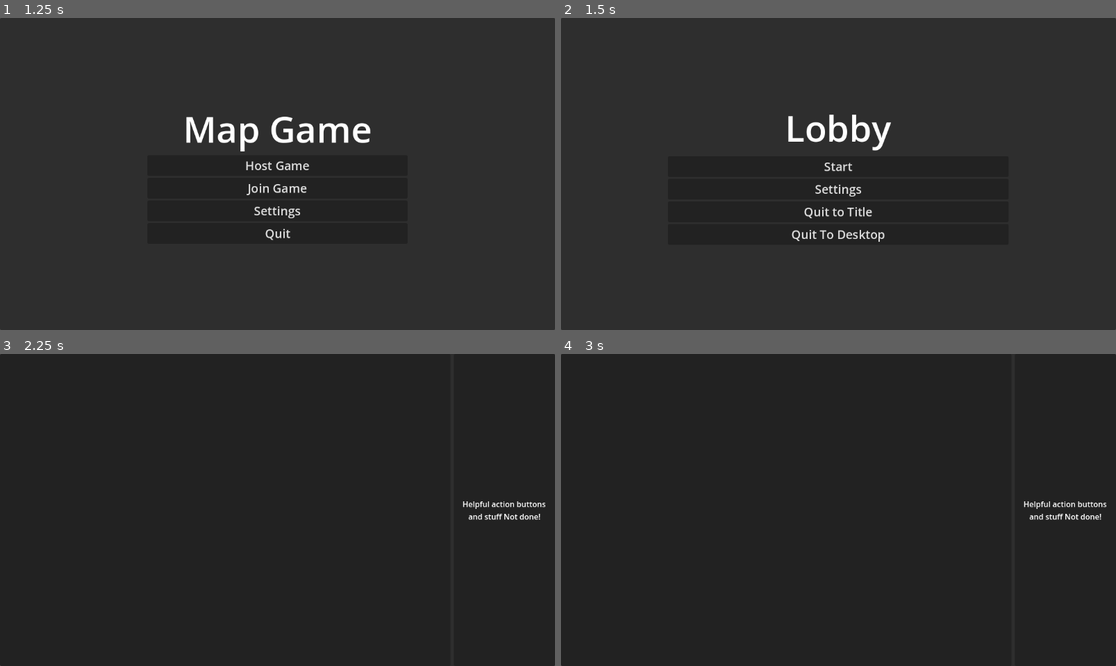
Above: before the commit, frames 1-4 (two rows, left to right).
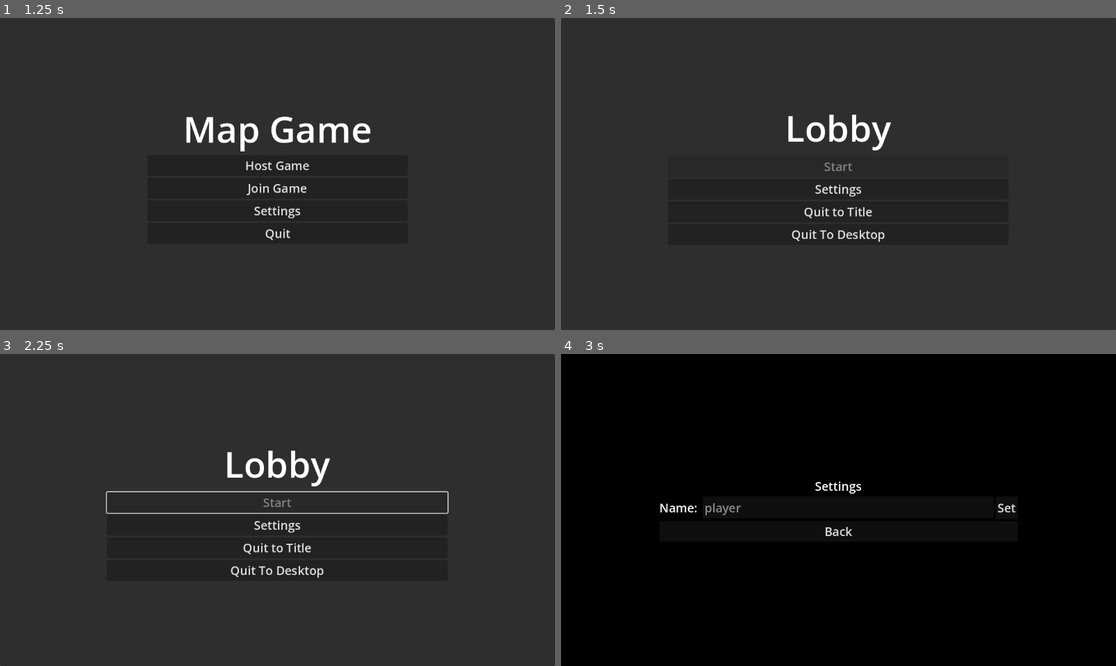
Above: after the commit, the same moments.

Repository: SpencerTWilson/ProjectMap
Game: Godot game, scene res://scenes/menus/title_screen.tscn
Two runs of this game, one before a commit and one after it. Both use one fixed random seed, a clock stepped at 60 frames per second and the inputs below.
Inputs (mouse positions are in pixels of both pictures, inside the frame that each line leads up to):
- Up to frame 1 (1.25 s): tap Enter at 0.5 s; hold Keypad 3 (move_down_right) from 0.53 s (still down)
- Up to frame 2 (1.5 s): release Keypad 3 (move_down_right) at 1.25 s; click "Host Game" at 1.25 s
- Up to frame 3 (2.25 s): click (277, 503) at 2 s, where only the run before the commit has a clickable "Start"
- Up to frame 4 (3 s): click (838, 525) at 2.75 s, where only the run after the commit has a clickable "Settings"

Frame 1 is identical in both runs. In frame 2, less than 0.1% of the frame differs, in the area x 47-53%, y 46-49%; in frame 3, 2.1%; in frame 4, 92%, in the area x 0-100%, y 0-100%.
Error before the commit: Invalid access to property or key '-1' on a base object of type 'Dictionary'. (res://scenes/game/coin_display.gd:12)

Commit message:
compass start and patch
made compass visuals and patched a bug where game would crash starting a lobby with only the host. I disabled the ability to start a 1 player lobby.

Diff:
--- a/scenes/game/coin_display.gd
+++ b/scenes/game/coin_display.gd
@@ -18,5 +18,4 @@
 	var coin_text: String = ""
 	for player in player_coins:
 		coin_text += "%s has %d coins.\n" % [MultiplayerManager.stable_player_data[player]["name"], player_coins[player]]
-	print(player_coins)
 	text = coin_text
--- /dev/null
+++ b/scenes/game/compass/compass.tscn
@@ -0,0 +1,110 @@
+[gd_scene load_steps=3 format=3 uid="uid://4kak3hkqfnb5"]
+
+[ext_resource type="Texture2D" uid="uid://ddoicvdh7woe4" path="res://assets/compass/upscaled/compass_cell.png" id="1_jwfqt"]
+[ext_resource type="Texture2D" uid="uid://b14eqvnysy47l" path="res://assets/compass/pixel/arrow.png" id="2_1fn51"]
+
+[node name="Compass" type="Control"]
+layout_mode = 3
+anchors_preset = 15
+anchor_right = 1.0
+anchor_bottom = 1.0
+grow_horizontal = 2
+grow_vertical = 2
+
+[node name="Cell" type="Sprite2D" parent="."]
+texture = ExtResource("1_jwfqt")
+
+[node name="Exits" type="Node2D" parent="Cell"]
+
+[node name="North" type="Sprite2D" parent="Cell/Exits"]
+position = Vector2(0, -125)
+texture = ExtResource("2_1fn51")
+
+[node name="East" type="Sprite2D" parent="Cell/Exits"]
+position = Vector2(125, 0)
+rotation = 1.5708
+texture = ExtResource("2_1fn51")
+
+[node name="South" type="Sprite2D" parent="Cell/Exits"]
+position = Vector2(0, 125)
+rotation = -3.14159
+texture = ExtResource("2_1fn51")
+
+[node name="West" type="Sprite2D" parent="Cell/Exits"]
+position = Vector2(-125, 0)
+rotation = -1.5708
+texture = ExtResource("2_1fn51")
+
+[node name="Northeast" type="Sprite2D" parent="Cell/Exits"]
+position = Vector2(88.388, -88.388)
+rotation = 0.785398
+scale = Vector2(1, 1)
+texture = ExtResource("2_1fn51")
+
+[node name="Southeast" type="Sprite2D" parent="Cell/Exits"]
+position = Vector2(88.388, 88.388)
+rotation = 2.35619
+scale = Vector2(1, 1)
+texture = ExtResource("2_1fn51")
+
+[node name="Southwest" type="Sprite2D" parent="Cell/Exits"]
+position = Vector2(-88.388, 88.388)
+rotation = -2.35619
+texture = ExtResource("2_1fn51")
+
+[node name="Northwest" type="Sprite2D" parent="Cell/Exits"]
+position = Vector2(-88.388, -88.388)
+rotation = -0.785398
+texture = ExtResource("2_1fn51")
+
+[node name="Entrances" type="Node2D" parent="Cell"]
+
+[node name="North" type="Sprite2D" parent="Cell/Entrances"]
+visible = false
+position = Vector2(0, 50)
+texture = ExtResource("2_1fn51")
+
+[node name="East" type="Sprite2D" parent="Cell/Entrances"]
+visible = false
+position = Vector2(-50, 0)
+rotation = 1.5708
+texture = ExtResource("2_1fn51")
+
+[node name="South" type="Sprite2D" parent="Cell/Entrances"]
+visible = false
+position = Vector2(0, -50)
+rotation = -3.14159
+texture = ExtResource("2_1fn51")
+
+[node name="West" type="Sprite2D" parent="Cell/Entrances"]
+visible = false
+position = Vector2(50, 0)
+rotation = -1.5708
+texture = ExtResource("2_1fn51")
+
+[node name="Northeast" type="Sprite2D" parent="Cell/Entrances"]
+visible = false
+position = Vector2(-35.355, 35.355)
+rotation = 0.785398
+scale = Vector2(1, 1)
+texture = ExtResource("2_1fn51")
+
+[node name="Southeast" type="Sprite2D" parent="Cell/Entrances"]
+visible = false
+position = Vector2(-35.355, -35.355)
+rotation = 2.35619
+scale = Vector2(1, 1)
+texture = ExtResource("2_1fn51")
+
+[node name="Southwest" type="Sprite2D" parent="Cell/Entrances"]
+visible = false
+position = Vector2(35.355, -35.355)
+rotation = -2.35619
+scale = Vector2(1, 1)
+texture = ExtResource("2_1fn51")
+
+[node name="Northwest" type="Sprite2D" parent="Cell/Entrances"]
+visible = false
+position = Vector2(35.355, 35.355)
+rotation = -0.785398
+texture = ExtResource("2_1fn51")
--- a/scenes/game/compass/tiny_compass_display.gd
+++ /dev/null
@@ -1,41 +0,0 @@
-extends Control
-
-var dir: String
-var color: Color
-var player_id: int
-
-func _update_display():
-	#Turn off everything
-	#Cardinal
-	$North.visible = false
-	$East.visible = false
-	$South.visible = false
-	$West.visible = false
-	#Intercardinal
-	$Northeast.visible = false
-	$Southeast.visible = false
-	$Southwest.visible = false
-	$Northwest.visible = false
-
-	$None.visible = false
-
-	#Turn on the one we match
-	match dir:
-		"North":
-			$North.visible = false
-		"East":
-			$East.visible = false
-		"South":
-			$South.visible = false
-		"West":
-			$West.visible = false
-		"Northeast":
-			$Northeast.visible = false
-		"Southeast":
-			$Southeast.visible = false
-		"Southwest":
-			$Southwest.visible = false
-		"Northwest":
-			$Northwest.visible = false
-		_:
-			$None.visible = true
--- a/scenes/game/compass/tiny_compass_display.tscn
+++ /dev/null
@@ -1,80 +0,0 @@
-[gd_scene load_steps=11 format=3 uid="uid://b8k524anf1e6"]
-
-[ext_resource type="Script" path="res://scenes/game/compass/tiny_compass_display.gd" id="1_8xxi8"]
-[ext_resource type="Texture2D" uid="uid://mkjpgnb46prm" path="res://assets/compass/upscaled/compass_north.png" id="2_mfdau"]
-[ext_resource type="Texture2D" uid="uid://c6a3dgkdv56cw" path="res://assets/compass/upscaled/compass_east.png" id="3_33y5y"]
-[ext_resource type="Texture2D" uid="uid://d2i15qf34n027" path="res://assets/compass/upscaled/compass_south.png" id="4_5wd8o"]
-[ext_resource type="Texture2D" uid="uid://b5p3idq8hrly4" path="res://assets/compass/upscaled/compass_west.png" id="5_dqsf1"]
-[ext_resource type="Texture2D" uid="uid://d3cccyrcymefy" path="res://assets/compass/upscaled/compass_north_east.png" id="6_wv45i"]
-[ext_resource type="Texture2D" uid="uid://cqbki4ewb5ciy" path="res://assets/compass/upscaled/compass_south_east.png" id="7_misc0"]
-[ext_resource type="Texture2D" uid="uid://ds2n8e6wn43rw" path="res://assets/compass/upscaled/compass_south_west.png" id="8_fvpwd"]
-[ext_resource type="Texture2D" uid="uid://ccjsh5dyjxvqf" path="res://assets/compass/upscaled/compass_north_west.png" id="9_cme47"]
-[ext_resource type="Texture2D" uid="uid://dsdoegtsrjepj" path="res://assets/compass/upscaled/compass.png" id="10_u44r5"]
-
-[node name="TinyCompassDisplay" type="Control"]
-layout_mode = 3
-anchors_preset = 0
-script = ExtResource("1_8xxi8")
-
-[node name="North" type="TextureRect" parent="."]
-visible = false
-layout_mode = 0
-offset_right = 40.0
-offset_bottom = 40.0
-texture = ExtResource("2_mfdau")
-
-[node name="East" type="TextureRect" parent="."]
-visible = false
-layout_mode = 0
-offset_right = 40.0
-offset_bottom = 40.0
-texture = ExtResource("3_33y5y")
-
-[node name="South" type="TextureRect" parent="."]
-visible = false
-layout_mode = 0
-offset_right = 40.0
-offset_bottom = 40.0
-texture = ExtResource("4_5wd8o")
-
-[node name="West" type="TextureRect" parent="."]
-visible = false
-layout_mode = 0
-offset_right = 40.0
-offset_bottom = 40.0
-texture = ExtResource("5_dqsf1")
-
-[node name="Northeast" type="TextureRect" parent="."]
-visible = false
-layout_mode = 0
-offset_right = 40.0
-offset_bottom = 40.0
-texture = ExtResource("6_wv45i")
-
-[node name="Southeast" type="TextureRect" parent="."]
-visible = false
-layout_mode = 0
-offset_right = 40.0
-offset_bottom = 40.0
-texture = ExtResource("7_misc0")
-
-[node name="Southwest" type="TextureRect" parent="."]
-visible = false
-layout_mode = 0
-offset_right = 40.0
-offset_bottom = 40.0
-texture = ExtResource("8_fvpwd")
-
-[node name="Northwest" type="TextureRect" parent="."]
-visible = false
-layout_mode = 0
-offset_right = 40.0
-offset_bottom = 40.0
-texture = ExtResource("9_cme47")
-
-[node name="None" type="TextureRect" parent="."]
-visible = false
-layout_mode = 0
-offset_right = 40.0
-offset_bottom = 40.0
-texture = ExtResource("10_u44r5")
--- a/scenes/menus/lobby/start_button.gd
+++ b/scenes/menus/lobby/start_button.gd
@@ -6,6 +6,13 @@
 	if !multiplayer.is_server():
 		queue_free()
 
+	disabled = true
+	MultiplayerManager.player_connected.connect(_check_if_can_start)
+	MultiplayerManager.player_disconnected.connect(_check_if_can_start)
+
+func _check_if_can_start(_player_id: int = 0, _player_info: Dictionary = {}) -> void:
+	disabled = MultiplayerManager.stable_player_data.size() < 2
+
 func _pressed() -> void:
 	if multiplayer.is_server():
 		MultiplayerManager._unready_all.rpc()
Binary file added: assets/compass/pixel/arrow.png
Not shown, changed: assets/compass/pixel/arrow.png.import
Binary file changed: assets/compass/pixel/compass.aseprite
Binary file removed: assets/compass/pixel/compass.png
Not shown, removed: assets/compass/pixel/compass.png.import
Binary file added: assets/compass/pixel/compass_cell.png
Not shown, changed: assets/compass/pixel/compass_cell.png.import
Binary file removed: assets/compass/pixel/compass_east.png
Not shown, removed: assets/compass/pixel/compass_east.png.import
Binary file removed: assets/compass/pixel/compass_north.png
Not shown, removed: assets/compass/pixel/compass_north.png.import
Binary file removed: assets/compass/pixel/compass_north_east.png
(and 28 more such lines)
